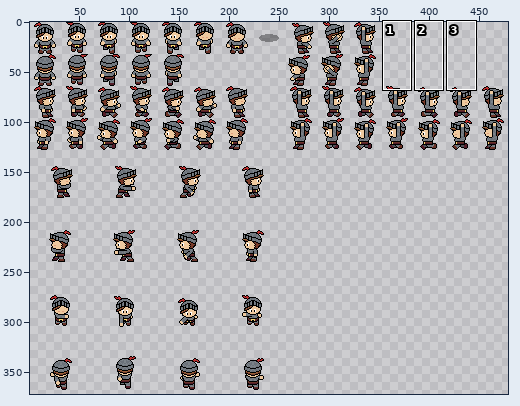
File history of a pixel-art file, Assets/Sprites/player/player_knight_master.aseprite. The first picture is a wide view before the edit; the outline marks the close-up.
Close-up. Before the edit:
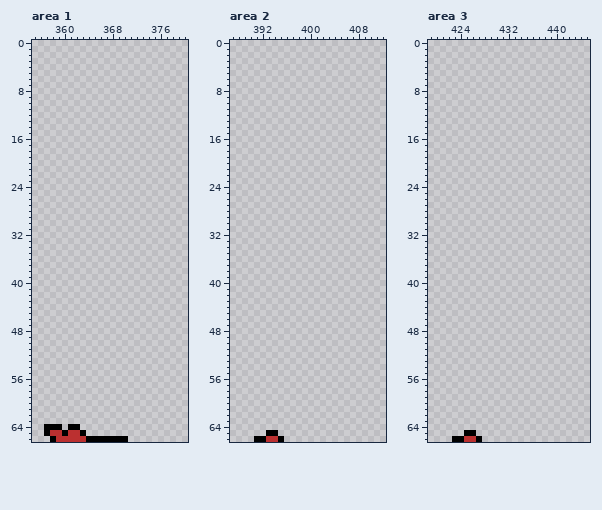
640x640 pixels, 1 frame. Shown: area 1: x 355..380, y 0..66; area 2: x 387..412, y 0..66; area 3: x 419..445, y 0..66. The wide view leaves out empty margins. The commit also changed other parts of the picture, which this record leaves out.
After:
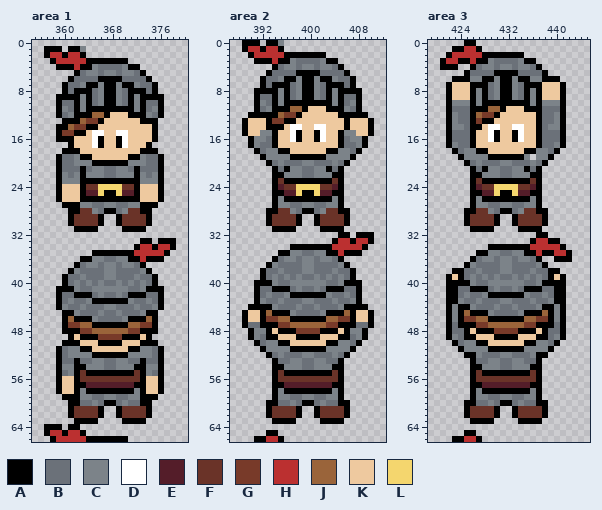
Palette (. is transparent): A #000000  B #6b7179  C #7c8389  D #ffffff  E #541d29  F #6a3328  G #783a29  H #bb3030  J #9a643a  K #eec99f  L #f4d66e
Change:
layer "Under Player" now shown
Changed rows in their new state; - is an unchanged pixel.
Area 1, layer "Player":
first column x 357:
 1 AAA-AAC---------------
 2 AHHAHHA---------------
 3 -AHHHHHAAAAAAA--------
 4 --AAAHAACBBBBCAA------
 5 -----ABCCBCCBCCBA-----
 6 ----ABBBBAAAABBBBA----
 7 ---ABBCAACAACAACBBA---
 8 ---ABAAABCAACBAAABA---
 9 --AAAACABCAACBACAAAA--
10 --ABBACABCAACBACABBA--
11 --ACBACAAAAAAAACABCA--
12 --ABCAAAJJAKKKAAACBA--
13 ---AAAJGGAKKKKKKAAA---
14 --AAJGGAAKKKKKKKKKA---
15 --AGGAAKDDKKDDKKKKA---
16 --AAAKKKDAKKADKKKKA---
17 ----AKKKDAKKADKKKA----
18 ---AAAKKKKKKKKKKAAA---
19 --ABBCAAKKKKKKAACBBA--
20 --ABBCCCAAAAAACCCBBA--
21 --ABBBABCCBBCCBABBBA--
22 --ACBCACCCBBCCCACBCA--
23 --ACCCAAAAAAAAAACCCA--
24 --AKKKAFFLLLLFFAKKKA--
25 --AKKKAEELAALEEAKKKA--
26 --AKKKAAAAAAAAAAKKKA--
27 ---AAACCBBCCBBCCAAA---
28 ----AAFFCBAABCFFAA----
29 ----AFFFFA--AFFFFA----
30 ----AFFFFA--AFFFFA----
31 -----AAAA----AAAA-----
33 ----------------AA-AAA
34 ---------------AHHAHHA
35 --------AAAAAAAHHHHHA-
36 ------AACCBBCCAAHAAA--
37 -----ABCCBCCBCCBA-----
38 ----ACBBBBCCBBBBCA----
39 ---ABBCBBBCCBBBCBBA---
40 ---ABCBCBCBBCBCBCBA---
41 --AAACBBCCCCCCBBCAAA--
42 --ABBAAABCBBCBAAABBA--
43 --ABCBBCAAAAAACBBCBA--
44 --ACBBCBBBCCBBBCBBCA--
45 ---AACBBBCBBCBBBCAA---
46 ---AJAAACBBBBCAAAJA---
47 ---AGGJJAAAAAAJJGGA---
48 ---AAAGGJJJJJJGGAAA---
49 ----AKAAAGGGGAAAKA----
50 ---AAAKKKAAAAKKKAAA---
51 --ABCCAAKKKKKKAACCBA--
52 --ABCCCCAAAAAACCCCBA--
53 --ABBABBCCBBCCBBABBA--
54 --ACCAACCCBBCCCAACCA--
55 --ABCAFAAAAAAAAFACBA--
56 --AKKAFFFFFFFFFFAKKA--
57 --AKKAAEEEEEEEEAAKKA--
58 --AKKACAAAAAAAACAKKA--
59 ---AAACCBBCCBBCCAAA---
60 ----AABBCBAABCBBAA----
61 ----AFFFFA--AFFFFA----
62 ----AFFFFA--AFFFFA----
63 -----AAAA----AAAA-----
Area 2, layers "Player", "Under Player":
first column x 389:
 0 AAA-AAC---------------
 1 AHHAHHA---------------
 2 -AHHHHHAAAAAAA--------
 3 --AAAHAACBBBBCAA------
 4 -----ABCCBCCBCCBA-----
 5 ----ABBBBAAAABBBBA----
 6 ---ABBCAACAACAACBBA---
 7 ---ABAAABCAACBAAABA---
 8 --AAAACABCAACBACAAAA--
 9 --ABBACABCAACBACABBA--
10 --ACBACAAAAAAAACABCA--
11 --ABCAAAJJAKKKAAACBA--
12 -AAAAAJGGAKKKKKKAAAAA-
13 AKKKAGGAAKKKKKKKKAKKKA
14 AKKKAAAKDDKKDDKKKAKKKA
15 AKKCCAKKDAKKADKKACCKKA
16 -ACCBAKKDAKKADKKABCCA-
17 -ACBBAKKKKKKKKKKABBCA-
18 --ABCCAAKKKKKKAACCBA--
19 ---ACCCCAAAAAACCCCA---
20 ----ABCBBBCCBBBCBA----
21 -----ABACCBBCCABA-----
22 -----AACCCBBCCCAA-----
23 -----AFAAAAAAAAFA-----
24 -----AEFFLLLLFFEA-----
25 -----AAEELAALEEAA-----
26 -----ACAAAAAAAACA-----
27 -----ACCBBCCBBCCA-----
28 ----AAFFCBAABCFFAA----
29 ----AFFFFA--AFFFFA----
30 ----AFFFFA--AFFFFA----
31 -----AAAA----AAAA-----
32 ----------------AA-AAA
33 ---------------AHHAHHA
34 --------AAAAAAAHHHHHA-
35 ------AACCBBCCAAHAAA--
36 -----ABCCBCCBCCBA-----
37 ----ACBBBBCCBBBBCA----
38 ---ABBCBBBCCBBBCBBA---
39 ---ABCBCBCBBCBCBCBA---
40 --AAACBBCCCCCCBBCAAA--
41 --ABBAAABCBBCBAAABBA--
42 --ABCBBCAAAAAACBBCBA--
43 --ACBBCBBBCCBBBCBBCA--
44 -AAAACBBBCBBCBBBCAAAA-
45 AKKAJAAACBBBBCAAAJAKKA
46 AKKAGGJJAAAAAAJJGGAKKA
47 ABBAAAGGJJJJJJGGAAABBA
48 -ACCAKAAAGGGGAAAKACCA-
49 -ACBAAKKKAAAAKKKAABCA-
50 --ABCCAAKKKKKKAACCBA--
51 ---ACCCCAAAAAACCCCA---
52 ----ABCBBBCCBBBCBA----
53 -----ABBCCBBCCBBA-----
54 -----AACCCBBCCCAA-----
55 -----AFAAAAAAAAFA-----
56 -----AFFFFFFFFFFA-----
57 -----AAEEEEEEEEAA-----
58 -----ACAAAAAAAACA-----
59 -----ACCBBCCBBCCA-----
60 ----AABBCBAABCBBAA----
61 ----AFFFFA--AFFFFA----
62 ----AFFFFA--AFFFFA----
63 -----AAAA----AAAA-----
Area 3, layers "Player", "Under Player":
first column x 421:
 0 ----AA----------------
 1 --AAHHA---------------
 2 -AHHHHHAAAAAAA--------
 3 AHHAAHAACBBBBCAA------
 4 AAA--ABCCBCCBCCBA-----
 5 ----ABBBBAAAABBBBA----
 6 --AAACCAACAACAACCAAA--
 7 -AKKKAAABCAACBAAAKKKA-
 8 -AKKKACABCAACBACAKKKA-
 9 -AKKKACABCAACBACAKKKA-
10 -ACCCACAAAAAAAACACCCA-
11 -ABBBAAAJJAKKKAAABBBA-
12 -ACBBAJGGAKKKKKKABBCA-
13 -ACBBAGAAKKKKKKKABBCA-
14 -ACCBAAKDDKKDDKKABCCA-
15 -ABBBAKKDAKKADKKABBBA-
16 -ABBBAKKDAKKADKKABBBA-
17 -ACBBAKKKKKKKKKKABBCA-
18 --ABCCAAKKKKKKAACCBA--
19 ---ACCCCAAAAAAC-CCA---
20 ----ABCBBBCCBBBCBA----
21 -----ABACCBBCCABA-----
22 -----AACCCBBCCCAA-----
23 -----AFAAAAAAAAFA-----
24 -----AEFFLLLLFFEA-----
25 -----AAEELAALEEAA-----
26 -----ACAAAAAAAACA-----
27 -----ACCBBCCBBCCA-----
28 ----AAFFCBAABCFFAA----
29 ----AFFFFA--AFFFFA----
30 ----AFFFFA--AFFFFA----
31 -----AAAA----AAAA-----
32 ----------------AA----
33 ---------------AHHAA--
34 --------AAAAAAAHHHHHA-
35 ------AACCBBCCAAHAAHHA
36 -----ABCCBCCBCCBA--AAA
37 ----ACBBBBCCBBBBCA----
38 --AABBCBBBCCBBBCBBAA--
39 -AKABCBCBCBBCBCBCBAKA-
40 -AAAACBBCCCCCCBBCAAAA-
41 -AABBAAABCBBCBAAABBAA-
42 -AABCBBCAAAAAACBBCBAA-
43 -AACBBCBBBCCBBBCBBCAA-
44 -ACAACBBBCBBCBBBCAACA-
45 -ACAJAAACBBBBCAAAJACA-
46 -ACAGGJJAAAAAAJJGGACA-
47 -ABAAAGGJJJJJJGGAAABA-
48 -ABBAKAAAGGGGAAAKABBA-
49 -ACBAAKKKAAAAKKKAABCA-
50 --ABCCAAKKKKKKAACCBA--
51 ---ACCCCAAAAAACCCCA---
52 ----AACBBBCCBBBCAA----
53 -----ABBCCBBCCBBA-----
54 -----AACCCBBCCCAA-----
55 -----AFAAAAAAAAFA-----
56 -----AFFFFFFFFFFA-----
57 -----AAEEEEEEEEAA-----
58 -----ACAAAAAAAACA-----
59 -----ACCBBCCBBCCA-----
60 ----AABBCBAABCBBAA----
61 ----AFFFFA--AFFFFA----
62 ----AFFFFA--AFFFFA----
63 -----AAAA----AAAA-----
